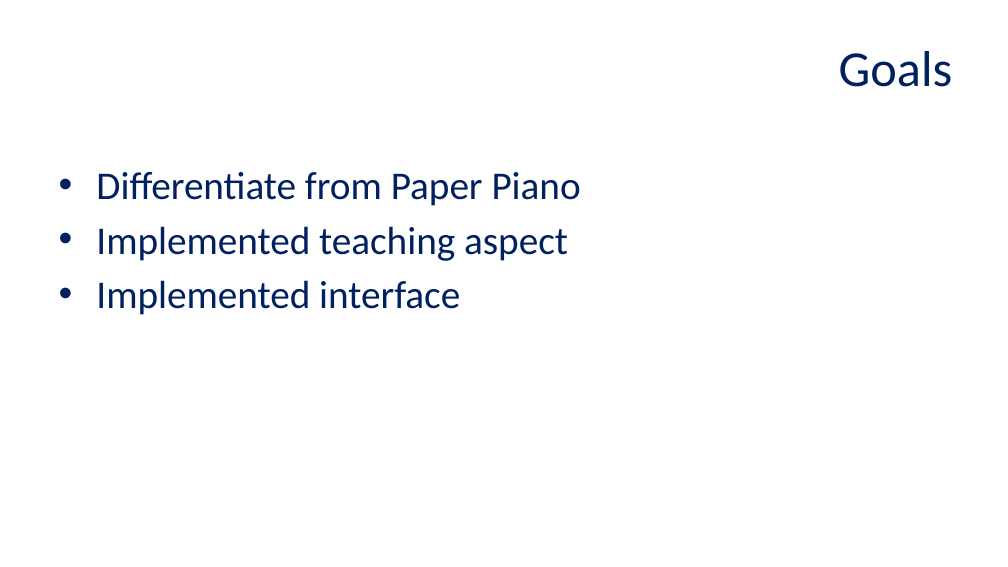
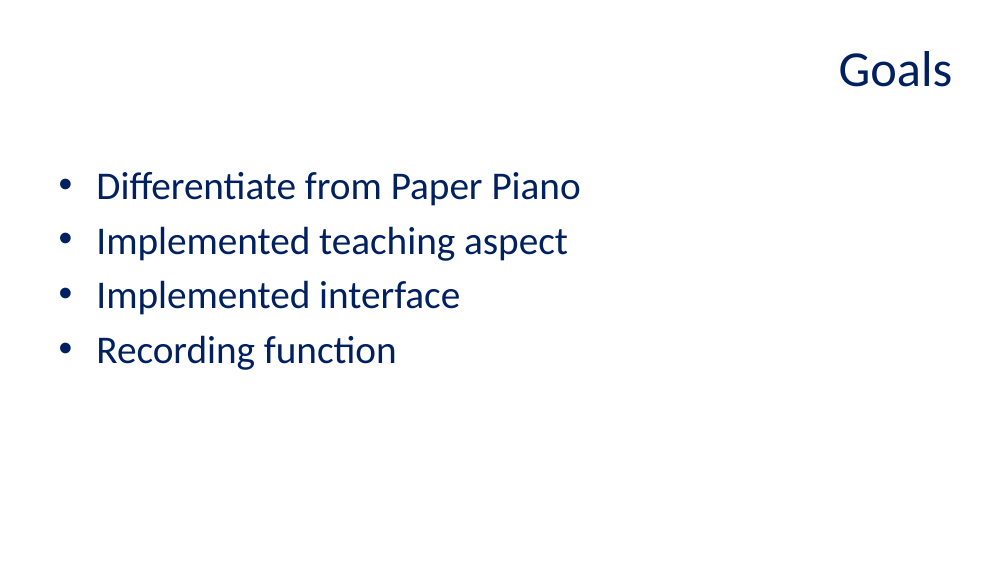
Before and after one commit to Final-Pi-Project-132/The-Final-Pi-project, a slide deck: slide 2 of Pi Project Presentation.pptx. Drawn at 1008x567 pixels with LibreOffice and Linux fonts; fonts in the diff are those of the drawing; background and template pictures are left out. Boxes give left, top, right and bottom in pixels: in the first picture for what was removed or moved away, otherwise in the second. Text is boxed around its words. In the diff, an @@ line names an element or a change of style, - is before the commit and + after.

```diff
--- a/Pi Project Presentation.pptx
+++ b/Pi Project Presentation.pptx
@@ text at (96, 335, 397, 370): paragraph added @@
+• Recording function
```
Also in this commit, not shown: 3 other slides changed.
